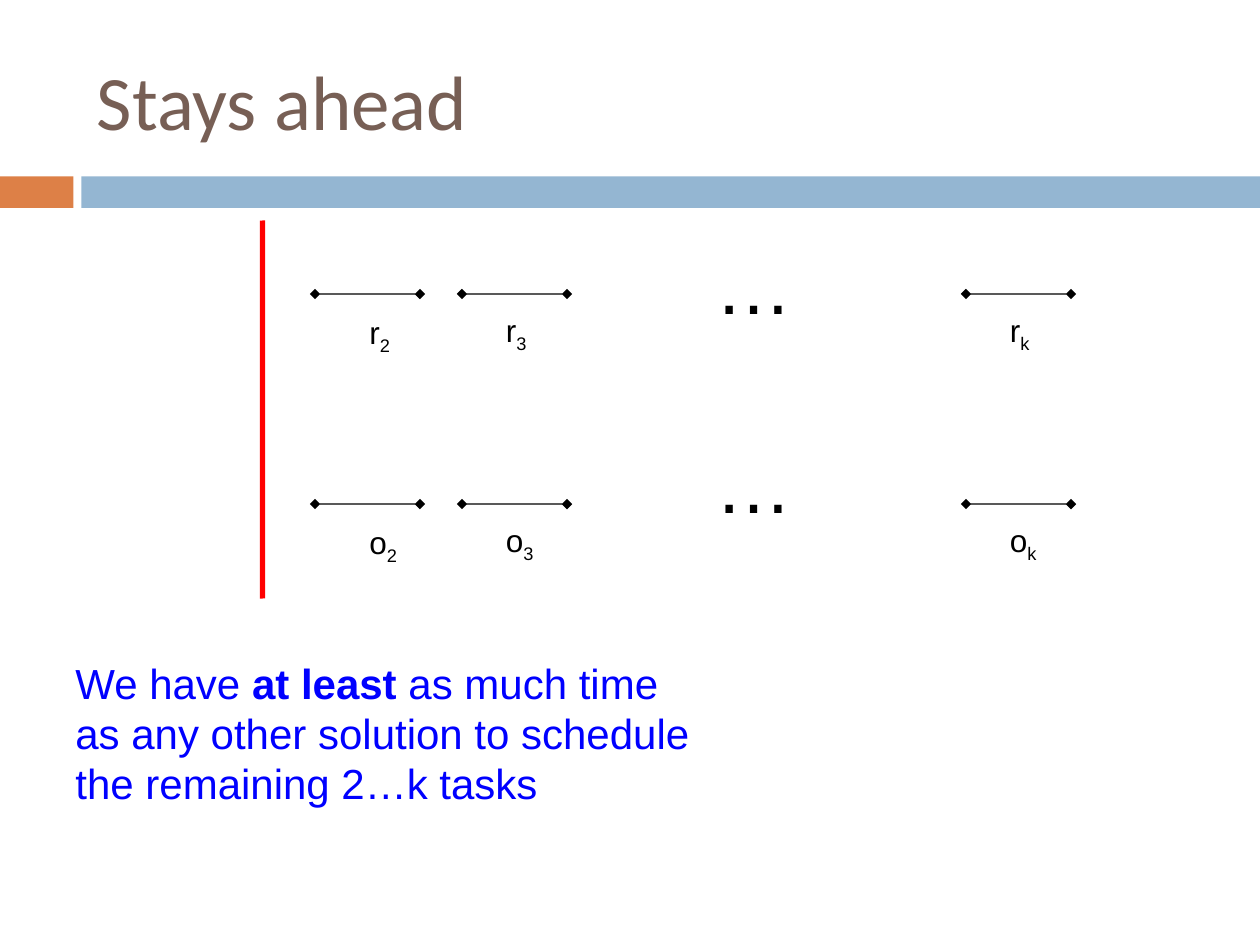
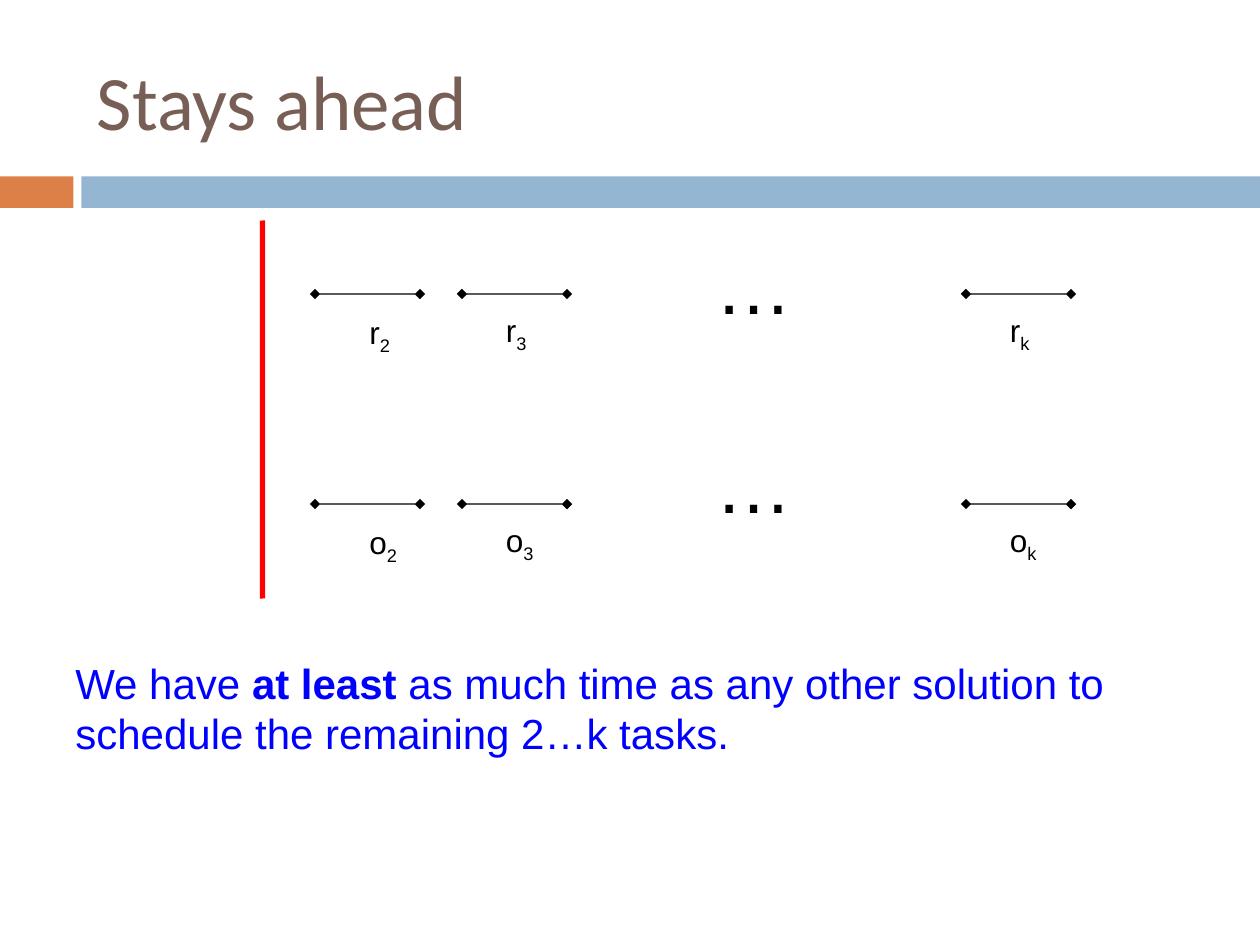
Before and after one commit to Collins-kariuk/Algorithms, a slide deck: slide 62 of Lectures/Lecture 14_Greedy Algorithms.pptx. Drawn at 1260x945 pixels with LibreOffice and Linux fonts; fonts in the diff are those of the drawing. Boxes give left, top, right and bottom in pixels: in the first picture for what was removed or moved away, otherwise in the second. Text is boxed around its words. In the diff, an @@ line names an element or a change of style, - is before the commit and + after.

```diff
--- a/Lectures/Lecture 14_Greedy Algorithms.pptx
+++ b/Lectures/Lecture 14_Greedy Algorithms.pptx
@@ text at [75, 668, 1104, 758]: text changed @@
-We have at least as much time as any other solution to schedule the remaining 2…k tasks
+We have at least as much time as any other solution to schedule the remaining 2…k tasks.
```
Also in this commit, not shown: 13 other slides changed.
